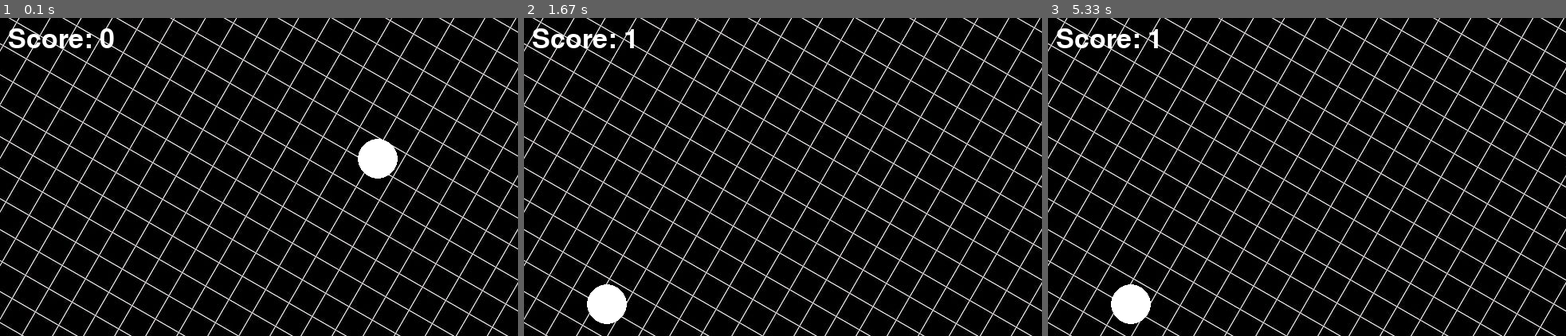
Above: before the commit, frames 1-3 (left to right).
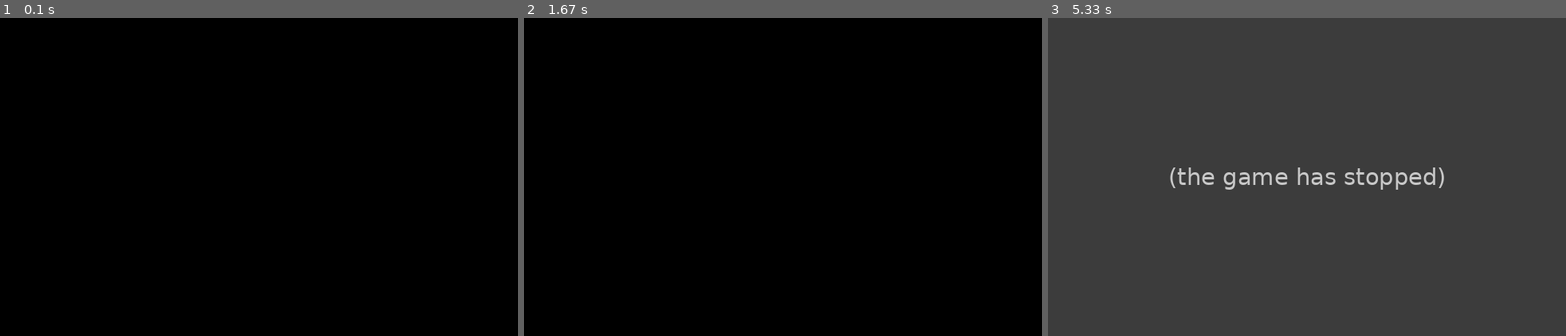
Above: after the commit, the same moments.

Repository: potrdev/pygame-delavnica
Game: pygame game, started from main.py
Two runs of this game, one before a commit and one after it. Both use one fixed random seed, a clock stepped at 60 frames per second and the inputs below.
Inputs (mouse positions are in pixels of both pictures, inside the frame that each line leads up to):
- Up to frame 1 (0.1 s): no input
- Up to frame 2 (1.67 s): click (902, 157) at 0.38 s
- Up to frame 3 (5.33 s): no input

The runs differ from the first frame. In frame 1, 13% of the frame differs, in the area x 0-100%, y 0-100%; in frame 2, 13%; in frame 3, 98%.
After the commit the program exited at 5.1 s; later frames show no game.

Commit message:
new change

Diff:
--- a/main.py
+++ b/main.py
@@ -1,6 +1,8 @@
 import pygame
 
 from random import randint
+
+import time
 
 pygame.init()
 pygame.font.init()
@@ -8,6 +10,7 @@
 #Settings
 pygame.display.set_caption("Igra")
 FPS = 60
+
 window_X = 650
 window_Y = 400
 X = window_X - 40
@@ -19,6 +22,9 @@
 
 # Props
 score = 0
+clicked = False
+start = time.time()
+delay = 5
 
 #Circle
 circle_x = randint(1, X)
@@ -31,12 +37,19 @@
 exit = False
 
 while not exit:
+    # Check score
+    if score <= -5:
+        break
+
     # Display
     display.fill(WHITE)
 
     #BG
     bg = pygame.image.load("bg.jpg").convert_alpha()
     display.blit(bg, (0,0))
+
+    # Mouse
+    mousepos = pygame.mouse.get_pos()
 
     #Elements
     circle = pygame.draw.circle(display, WHITE, (circle_x, circle_y), 25)
@@ -54,10 +67,19 @@
         if event.type == pygame.MOUSEBUTTONDOWN:
             click = circle.collidepoint(pygame.mouse.get_pos())
             if click == 1:
+                clicked = True
                 circle_x = randint(1,X)
                 circle_y = randint(1,Y)
                 score += 1
                 display.blit(text, (10,10))
+                clicked = False
 
-    pygame.display.update()
-    pygame.time.Clock().tick(FPS)
+    if time.time() - start >= delay:
+        if clicked == False:
+            circle_x = randint(1,X)
+            circle_y = randint(1,Y)
+            score -= 1
+            display.blit(text, (10,10))
+
+            pygame.display.update()
+            pygame.time.Clock().tick(FPS)
Binary file added: crosshair.jpg
Binary file added: crosshair.png
